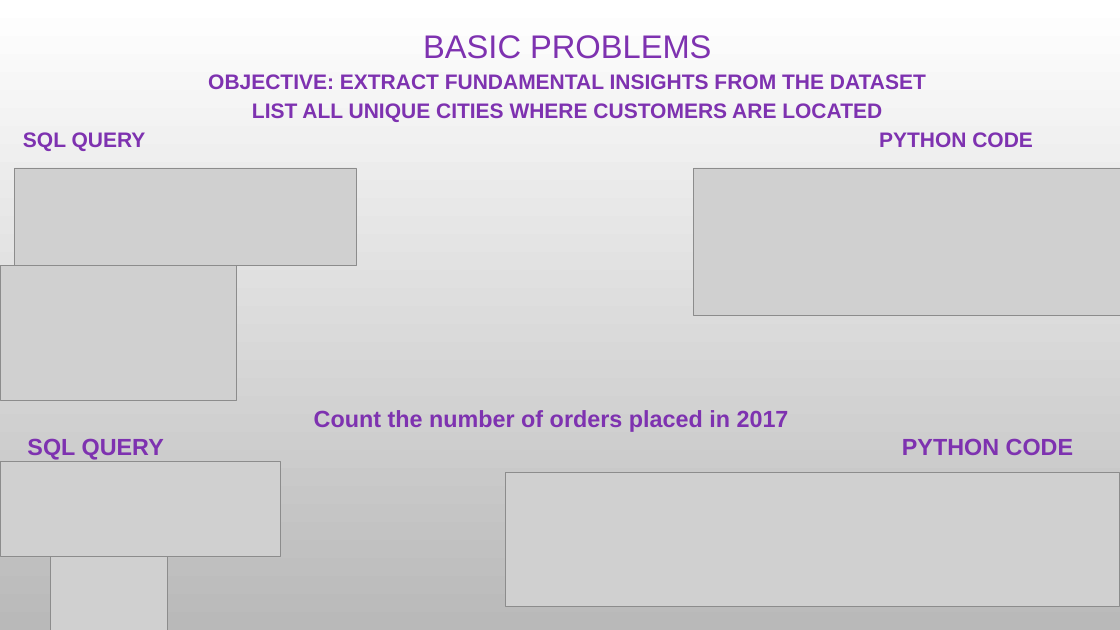
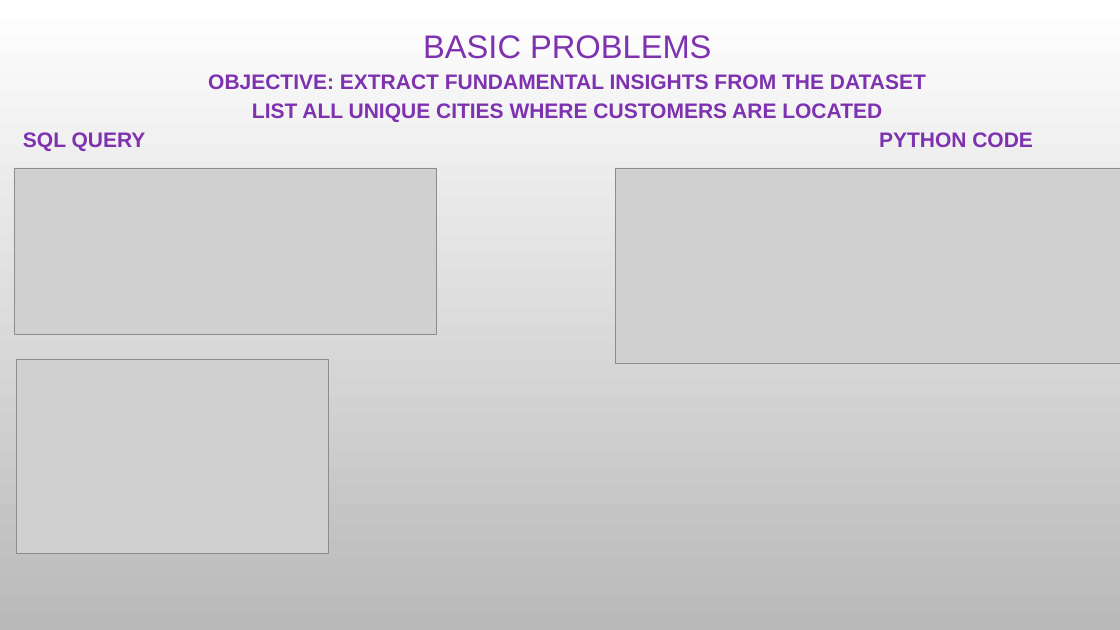
Before and after one commit to priyanshusingh05may-dev/project-_3_python_and_sql-, a slide deck: slide 2 of Navigating the Future of Online Shopping.pptx. Drawn at 1120x630 pixels with LibreOffice and Linux fonts; fonts in the diff are those of the drawing; grey boxes stand for pictures; background and template pictures are left out. Boxes give left, top, right and bottom in pixels: in the first picture for what was removed or moved away, otherwise in the second. Text is boxed around its words. In the diff, an @@ line names an element or a change of style, - is before the commit and + after.

```diff
--- a/Navigating the Future of Online Shopping.pptx
+++ b/Navigating the Future of Online Shopping.pptx
@@ picture: place and size @@
-picture at box(14, 168, 356, 266)
+picture at box(14, 168, 436, 335)
@@ picture: place and size @@
-picture at box(694, 168, 1120, 315)
+picture at box(616, 168, 1120, 364)
@@ picture: place and size @@
-picture at box(0, 266, 236, 401)
+picture at box(16, 360, 329, 553)
@@ text removed at box(27, 410, 1073, 460) @@
-Count the number of orders placed in 2017
-SQL QUERY PYTHON CODE
@@ picture removed at box(0, 461, 281, 557) @@
@@ picture removed at box(506, 473, 1120, 607) @@
@@ picture removed at box(50, 557, 168, 630) @@
```
Also in this commit, not shown: 4 other slides changed, 4 slides added, 1 other file.
